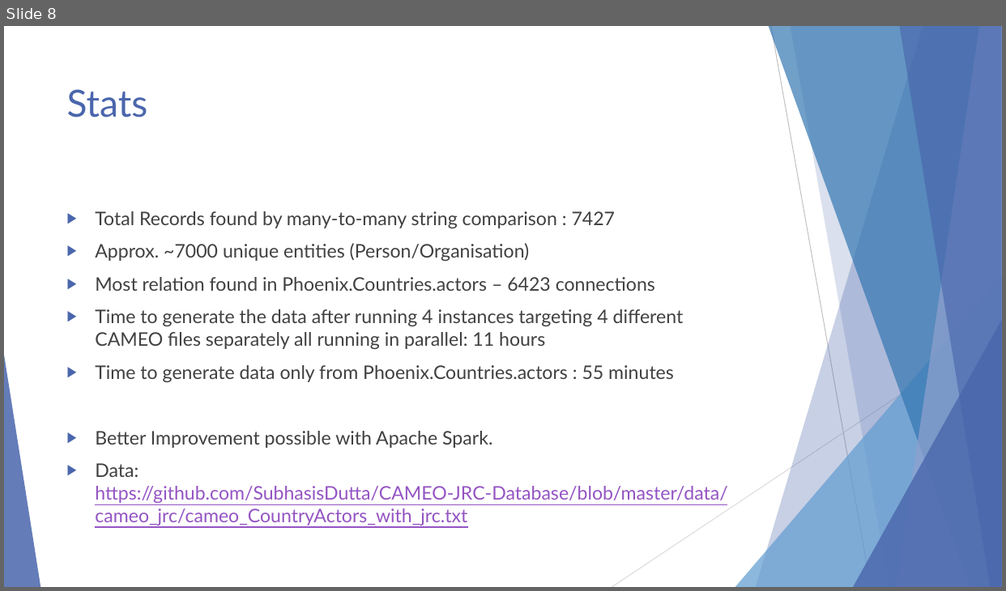
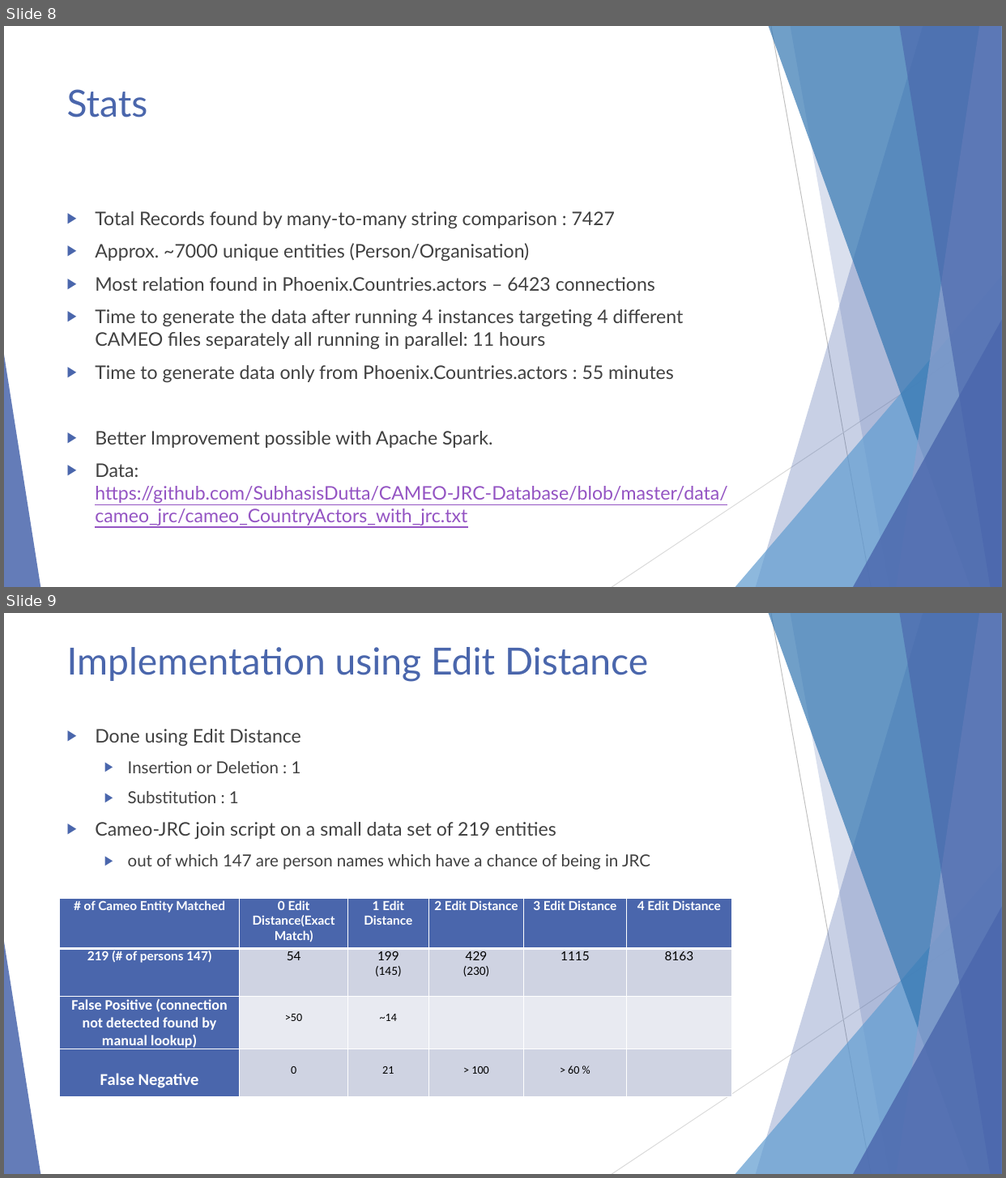
Before and after one commit to SubhasisDutta/CAMEO-JRC-Database, a slide deck: docs/CAMEO Name Paser.pptx. Shown one above the other, each under a label of ours: slide 8 before the commit, slides 8 and 9 after it. The pictures are 1006x591 and 1006x1178 pixels, drawn with LibreOffice and Linux fonts; fonts in the diff are those of the drawing. Boxes give left, top, right and bottom in pixels: in the first picture for what was removed or moved away, otherwise in the second. Text is boxed around its words. In the diff, an @@ line names an element or a change of style, - is before the commit and + after.

Commit message:
edit distance

```diff
--- a/docs/CAMEO Name Paser.pptx
+++ b/docs/CAMEO Name Paser.pptx
@@ slide 9 added at bbox=[4, 613, 1002, 1174], background #FFFFFF; not listed: 10 template elements that a slide beside it also shows @@
@@ title added at bbox=[67, 647, 648, 682], 36 pt, text #4A66AC @@
+Implementation using Edit Distance
@@ text added at bbox=[95, 729, 650, 870], 16 pt, text #404040 @@
+▶ Done using Edit Distance
+  ▶ Insertion or Deletion : 1
+  ▶ Substitution : 1
+▶ Cameo-JRC join script on a small data set of 219 entities
+  ▶ out of which 147 are person names which have a chance of being in JRC
@@ table added at bbox=[59, 898, 732, 1096], 4 rows, 6 columns @@
+# of Cameo Entity Matched | 0 Edit Distance(Exact Match) | 1 Edit Distance | 2 Edit Distance | 3 Edit Distance | 4 Edit Distance
+219 (# of persons 147) | 54 | 199 / (145) | 429 / (230) | 1115 | 8163
+False Positive (connection not detected found by manual lookup) | >50 | ~14 |  |  | 
+False Negative | 0 | 21 | > 100 | > 60 % | 
```
Also in this commit, not shown: 4 other slides added, 4 other files.
